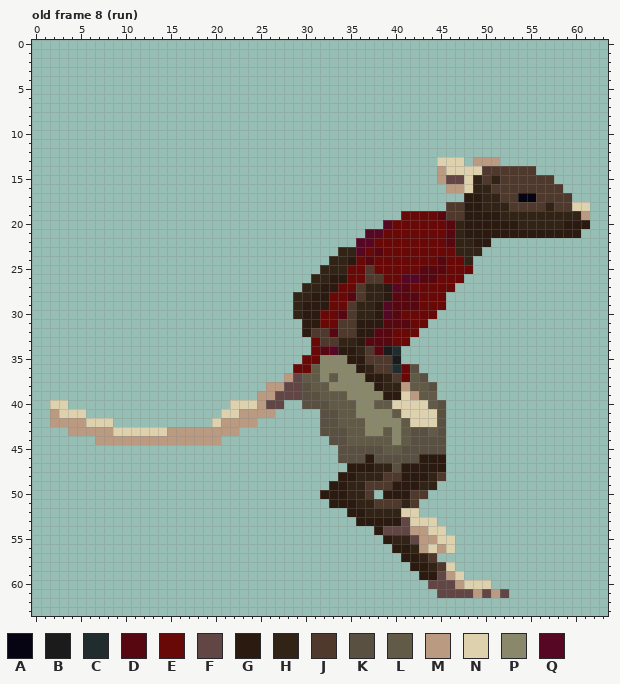
Edited in one commit: pixel-art file (sprites/MC/Running/MCVF2.0Run.aseprite). The picture above is the old version.
64x64 pixels, 8 frames. Shown: old frame 8 (run). The commit also changed other frames, which this record leaves out.
Visible layers, top first: "body/head", "body/upper r_arm", "body/lower r_arm", "body/upper r_leg", "body/lower r_leg", "body/r_foot", "body/torso", "body/neck", "body/hip", "body/upper l_leg", "body/lower l_leg", "body/l_foot", "body/lower l_arm", "body/upper l_arm".
Palette (. is transparent): A #060412  B #1b1b1b  C #202c2d  D #560710  E #680907  F #614645  G #2a1a0f  H #312315  J #4f392d  K #5a5042  L #615a47  M #ba9a80  N #ddd1ae  P #89886a  Q #560724
Pixels before, old frame 8 (run) (only the part around the change), first column x 0:
 2 ................................................................
 3 ................................................................
 4 ................................................................
 5 ................................................................
 6 ................................................................
 7 ................................................................
 8 ................................................................
 9 ................................................................
10 ................................................................
11 ................................................................
12 ................................................................
13 .............................................NNN.MMM............
14 .............................................MNNNNJJJJJJ........
15 .............................................MFFNHJHJJJJJJ......
16 ..............................................MMNHHJJJJJJJJ.....
17 ................................................GGHHJJAAJJJJ....
18 ..............................................JJGGHHHJJJJHJJNN..
19 .........................................EEEEDJJGGGGHHHHHHHHHM..
20 .......................................QEEEEEEDHGGGGGGHHHHHGGG..
21 .....................................QQEEEEEEEDHGGGGGGGGGGGGG...
22 ....................................QQEEEEEEEEDHHGG.............
23 ..................................HHQEDEEEEEEEEHHH..............
24 .................................HHGEDEEEEEEEDEEH...............
25 ................................HHHEEJEEEEEDDDEEE...............
26 ...............................HHGGEEJJEEQQDDEEE................
27 ..............................HHGGEEJHHGQDEEEEE.................
28 .............................HHGGEEDJHHGDDDEEE..................
29 .............................HGGGEEJHHGQDDDEEE..................
30 .............................HGGEEDJHHGQDEEEE...................
31 ..............................GGEEJJGGGDDDEE....................
32 ..............................GJJDJJGGDDEEE.....................
33 ...............................EJJHHGDDDEE......................
34 ...............................EDQGGHJDBC.......................
35 ..............................EEPPPGGJJJB.......................
36 .............................EELPPPPGHJJCEK.....................
37 ............................MFLLPLPPPGGHJELK....................
38 ..........................MMFFKLLPPPPPGHHMLLK...................
39 .........................MMFFFKKLLLPPPPGGNMLL...................
40 ..NN..................NNNMFF..KKKLLLPPLLNNNNLK..................
41 ..MNNN...............NNMMMM.....KKLLPPPPLNNNNK..................
42 ..MMMMNNN...........NMMMM.......KKLLLPPPPLNNNK..................
43 ....MMMMMNNNNNNMMMMMMMM.........KKKLLPPLPLKKLK..................
44 .......MMMMMMMMMMMMMM............KKLLLLLPLKKKK..................
45 ..................................KKKKKLLKKKKK..................
46 ..................................KKKGKKKKKGGG..................
47 ...................................GGGHHKGGGGG..................
48 ..................................GGHHHJJGGGHJ..................
49 .................................GGHHJJJGGGHH...................
50 ................................GGGHHJ.GGGJJ....................
51 .................................GGGHHJJJHJ.....................
52 ...................................GGHHHHNN.....................
53 ....................................GGGGGFNNN...................
54 ......................................GFFFMMNN..................
55 .......................................GHHFMMNN.................
56 ........................................GGHMNMN.................
57 .........................................GGHJ...................
58 ..........................................GGHJN.................
59 ...........................................GGFMN................
60 ............................................FFFMNNN.............
61 .............................................FFFFMFMF...........
62 ................................................................
63 ................................................................
Once edited:
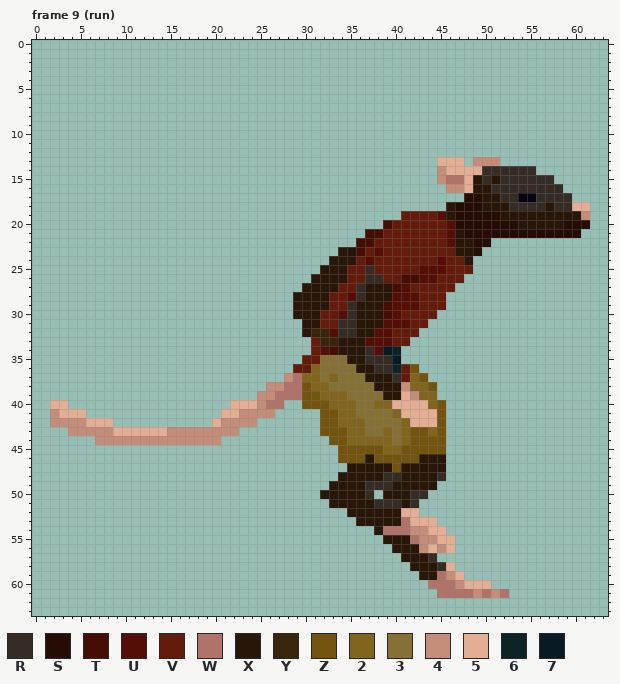
Colours new in this view: R #362c26  S #250c05  T #450e05  U #540e06  V #631b0b  W #b07369  X #281709  Y #39250a  Z #72540e  2 #81641d  3 #857035  4 #c38d7a  5 #e3ae93  6 #0d2426  7 #081a23
A new or re-ordered frame is compared with the old frame closest to it.
The exact change:
frames 8 -> 9
Changed rows in their new state; - is an unchanged pixel.
Frame 9 (run) is new; against old frame 8 (run):
first column x 2:
13 -------------------------------------------555-444----------
14 -------------------------------------------45555RRRRRR------
15 -------------------------------------------4WW5XRXRRRRRR----
16 --------------------------------------------445XXRRRRRRRR---
17 ----------------------------------------------SSXXRR--RRRR--
18 --------------------------------------------XSSSXXXRRRRXRR55
19 ---------------------------------------VVVVUXSSSSSXXXXXXXXX4
20 -------------------------------------TVVVVVVUSSSSSSSXXXXXSSS
21 -----------------------------------TTVVVVVVVUXSSSSSSSSSSSSS-
22 ----------------------------------TTVVVVVVVVUXXSS-----------
23 --------------------------------XXTVUVVVVVVVVXXS------------
24 -------------------------------XXXVUVVVVVVVUVVX-------------
25 ------------------------------XXXVVRVVVVVUUUVVV-------------
26 -----------------------------XXXXVVRRVVTTUUVVV--------------
27 ----------------------------XXXXVVRXXXTUVVVVV---------------
28 ---------------------------XXXXVVURXXXUUUVVV----------------
29 ---------------------------XXXXVVRXXXTUUUVVV----------------
30 ---------------------------XXXVVURXXXTUVVVV-----------------
31 ----------------------------XXVVRRXXXUUUVV------------------
32 ----------------------------XYYURRXXUUVVV-------------------
33 -----------------------------VYYXXXUUUVV--------------------
34 -----------------------------VUTXXXRU76---------------------
35 ----------------------------VV333XXRRR7---------------------
36 ---------------------------VV23333XXRR6VZ-------------------
37 --------------------------4W2232333XXXRV2Z------------------
38 ------------------------44WWZ2233333XXX422Z-----------------
39 -----------------------44WWWZZ2223333XX5422-----------------
40 55------------------5554WW--ZZZ222332255552Z----------------
41 4555---------------554444-----ZZ22333325555Z----------------
42 4444555-----------54444-------ZZ22233332555Z----------------
43 --4444455555544444444---------ZZZ2233232ZZ2Z----------------
44 -----44444444444444------------ZZ2222232ZZZZ----------------
45 --------------------------------ZZZZZ22ZZZZZ----------------
46 --------------------------------ZZZXZZZZZXXX----------------
47 ---------------------------------XXXXXZXXXXX----------------
48 --------------------------------XXXXXRRXXXXR----------------
49 -------------------------------XXXXRRRXXXXX-----------------
50 ------------------------------XXXXXR-XXXRR------------------
51 -------------------------------XXXXXRRRXR-------------------
52 ---------------------------------XXXXXX55-------------------
53 ----------------------------------XXXXXW555-----------------
54 ------------------------------------XWWW4455----------------
55 -------------------------------------XXXW4455---------------
56 --------------------------------------XXX4545---------------
57 ---------------------------------------XXXR-----------------
58 ----------------------------------------XXXR5---------------
59 -----------------------------------------XXW45--------------
60 ------------------------------------------WWW4555-----------
61 -------------------------------------------WWWW4W4W---------
Pixel boxes of the changes (left, top, right, bottom) in both pictures:
changed: (50, 157, 590, 598)
